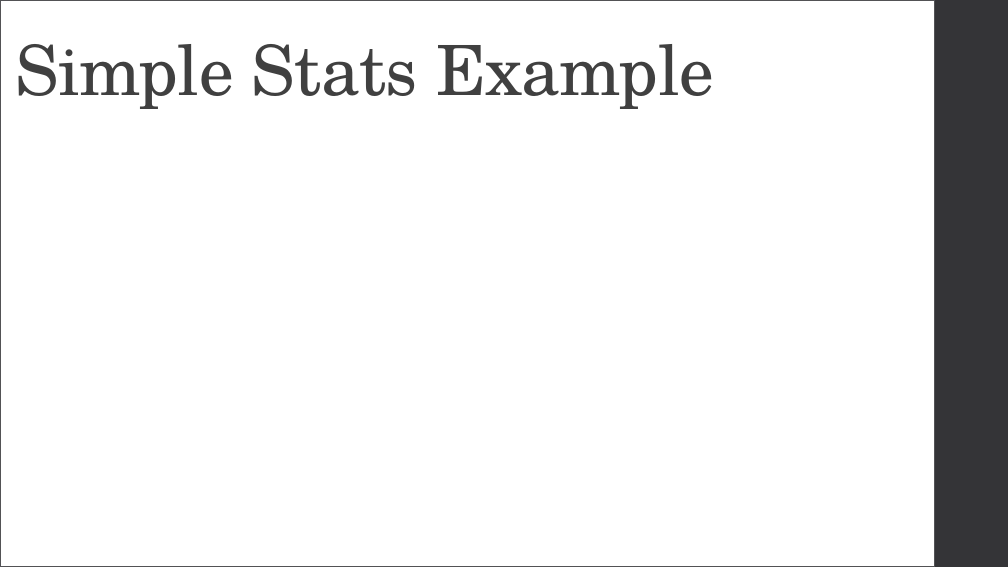
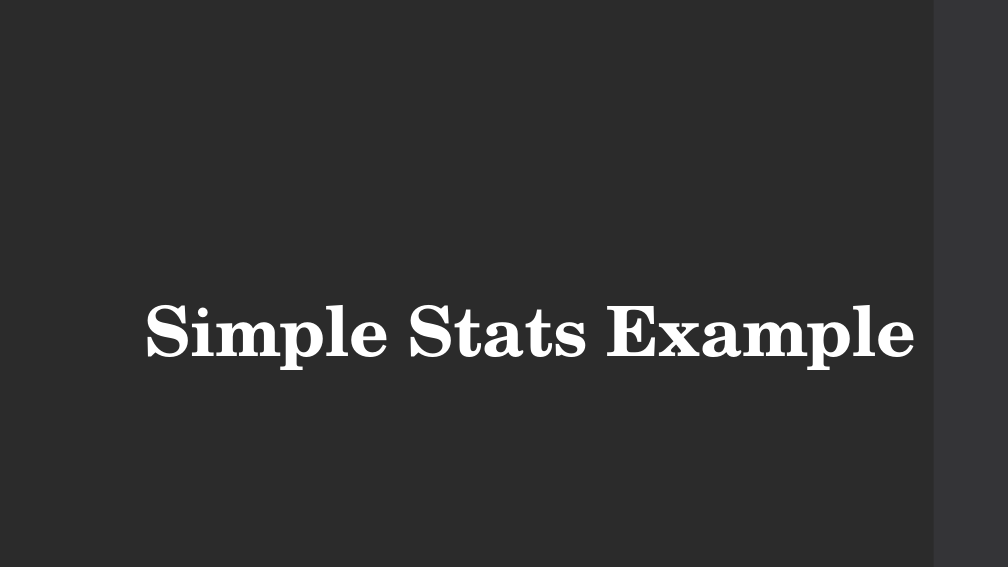
Before and after one commit to CaitieM20/DotNetConf, a slide deck: slide 16 of Patterns & Best Practices For Moving From RDBMS to Azure Storage.pptx. Drawn at 1008x567 pixels with LibreOffice and Linux fonts; fonts in the diff are those of the drawing; background and template pictures are left out; a plain dark background stands for a picture behind light text. Boxes give left, top, right and bottom in pixels: in the first picture for what was removed or moved away, otherwise in the second. Text is boxed around its words. In the diff, an @@ line names an element or a change of style, - is before the commit and + after.

```diff
--- a/Patterns & Best Practices For Moving From RDBMS to Azure Storage.pptx
+++ b/Patterns & Best Practices For Moving From RDBMS to Azure Storage.pptx
@@ background #FFFFFF to picture (left out) @@
@@ rectangle removed at <box>0,0,935,567</box> @@
@@ title "Simple Stats Example": place and size @@
-title "Simple Stats Example" at <box>15,44,714,109</box>
+title "Simple Stats Example" at <box>145,305,915,370</box>
@@ title "Simple Stats Example" at <box>145,305,915,370</box>: text colour #404040 to #FFFFFF, bold on @@
```
Also in this commit, not shown: 25 other slides changed, 1 slide added, 1 slide removed.
